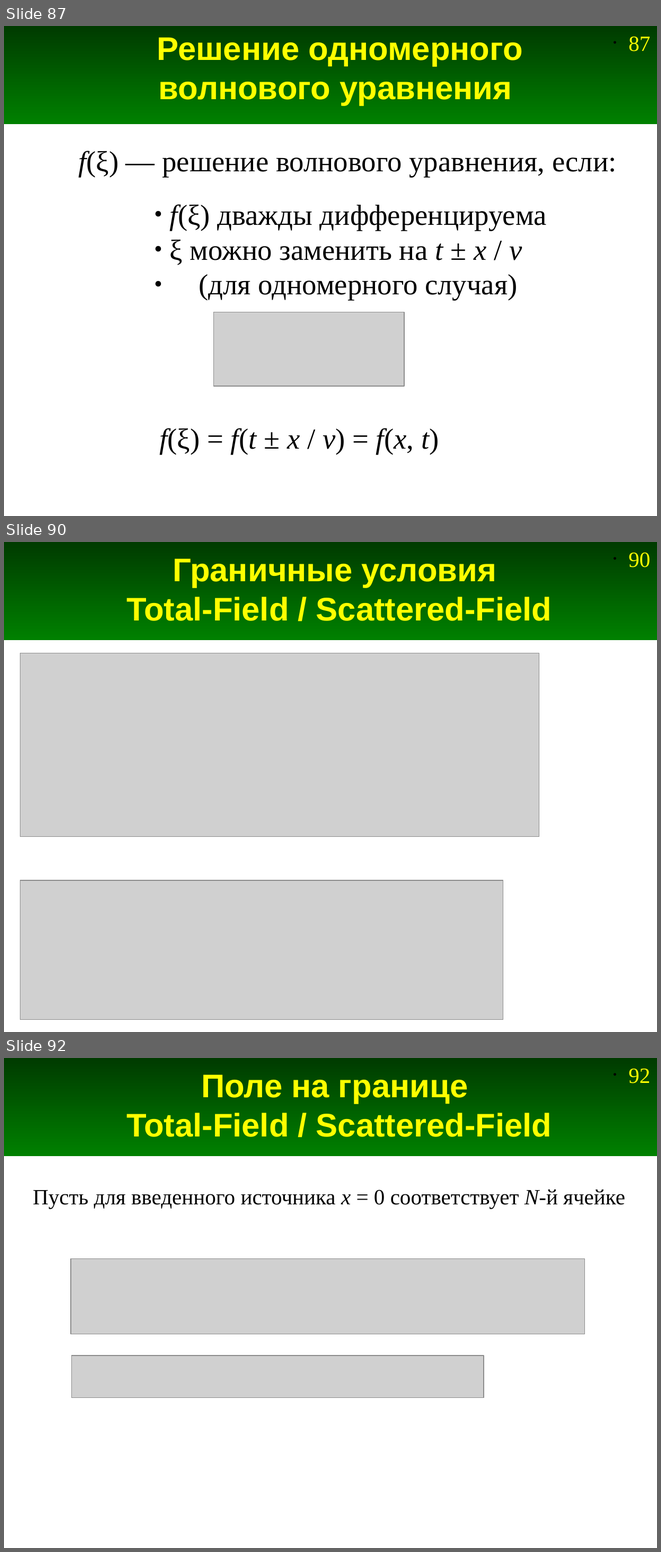
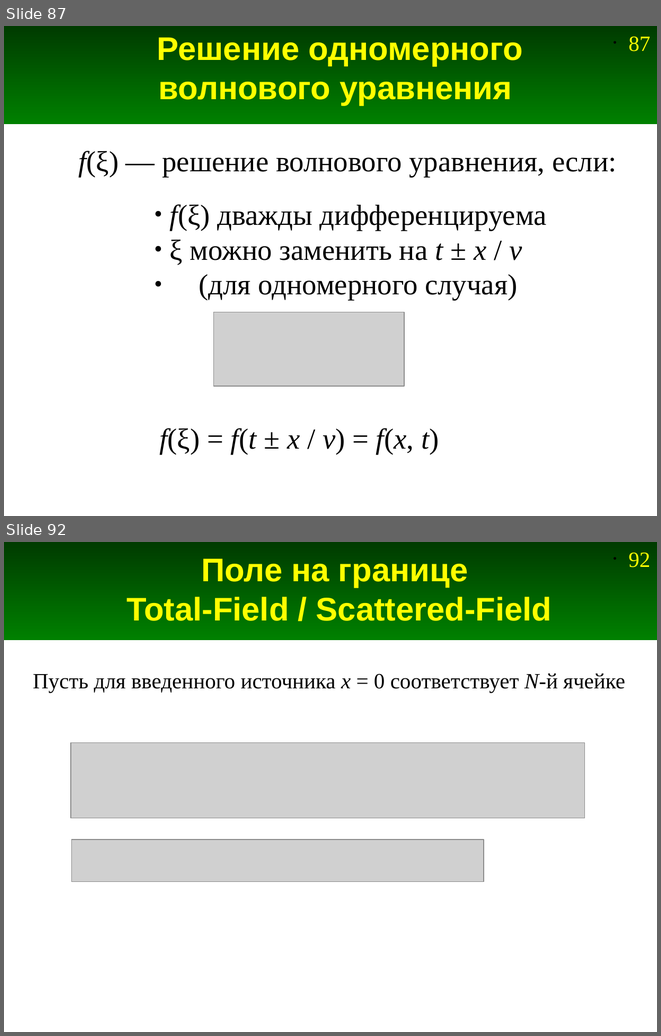
Before and after one commit to andris0147sv/modelling, a slide deck: presentations/2. FDTD.odp. Shown one above the other, each under a label of ours: slides 87, 90 and 92 before the commit, slides 87 and 92 after it; the slides between them are not shown. The pictures are 661x1552 and 661x1036 pixels, drawn with LibreOffice and Linux fonts; fonts in the diff are those of the drawing; grey boxes stand for pictures. Boxes give left, top, right and bottom in pixels: in the first picture for what was removed or moved away, otherwise in the second. Text is boxed around its words. In the diff, an @@ line names an element or a change of style, - is before the commit and + after.

```diff
--- a/presentations/2. FDTD.odp
+++ b/presentations/2. FDTD.odp
@@ slide 90 removed at (4, 542, 657, 1032), background #FFFFFF; not listed: 2 template elements that a slide beside it also shows @@
@@ title removed at (126, 558, 552, 621) @@
-Граничные условия
-Total-Field / Scattered-Field
@@ picture removed at (20, 653, 539, 837) @@
@@ picture removed at (20, 880, 503, 1020) @@
```
Also in this commit, not shown: 3 slides changed, 2 slides added, 1 other slide removed, 1 other file.
